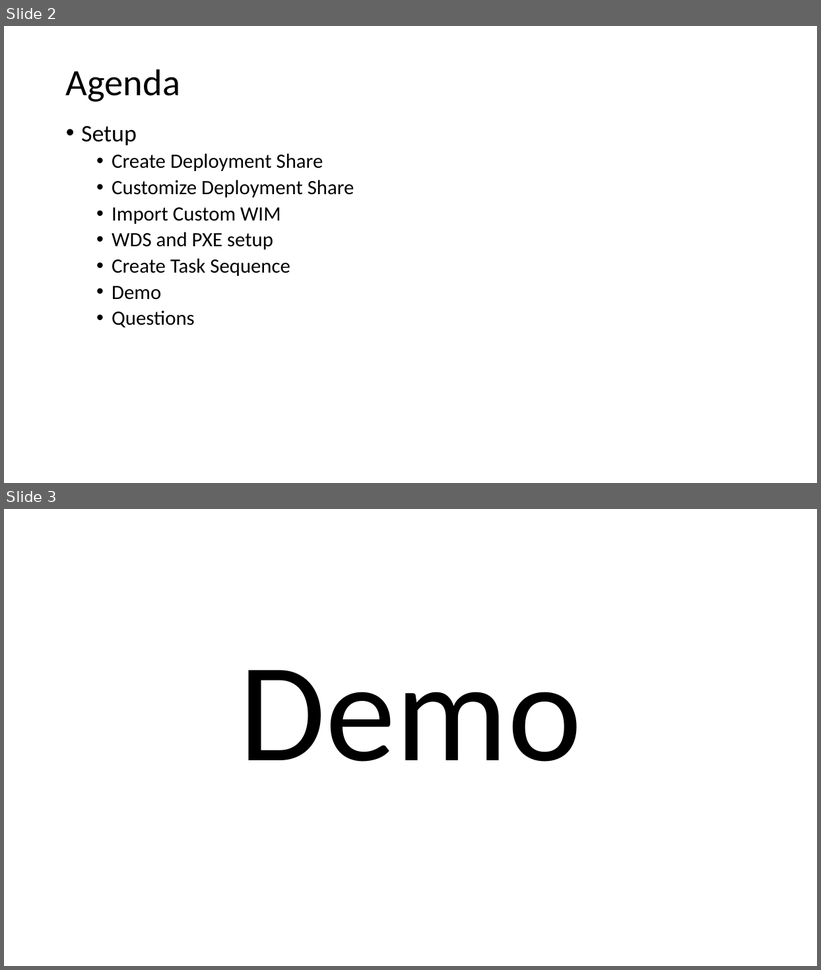
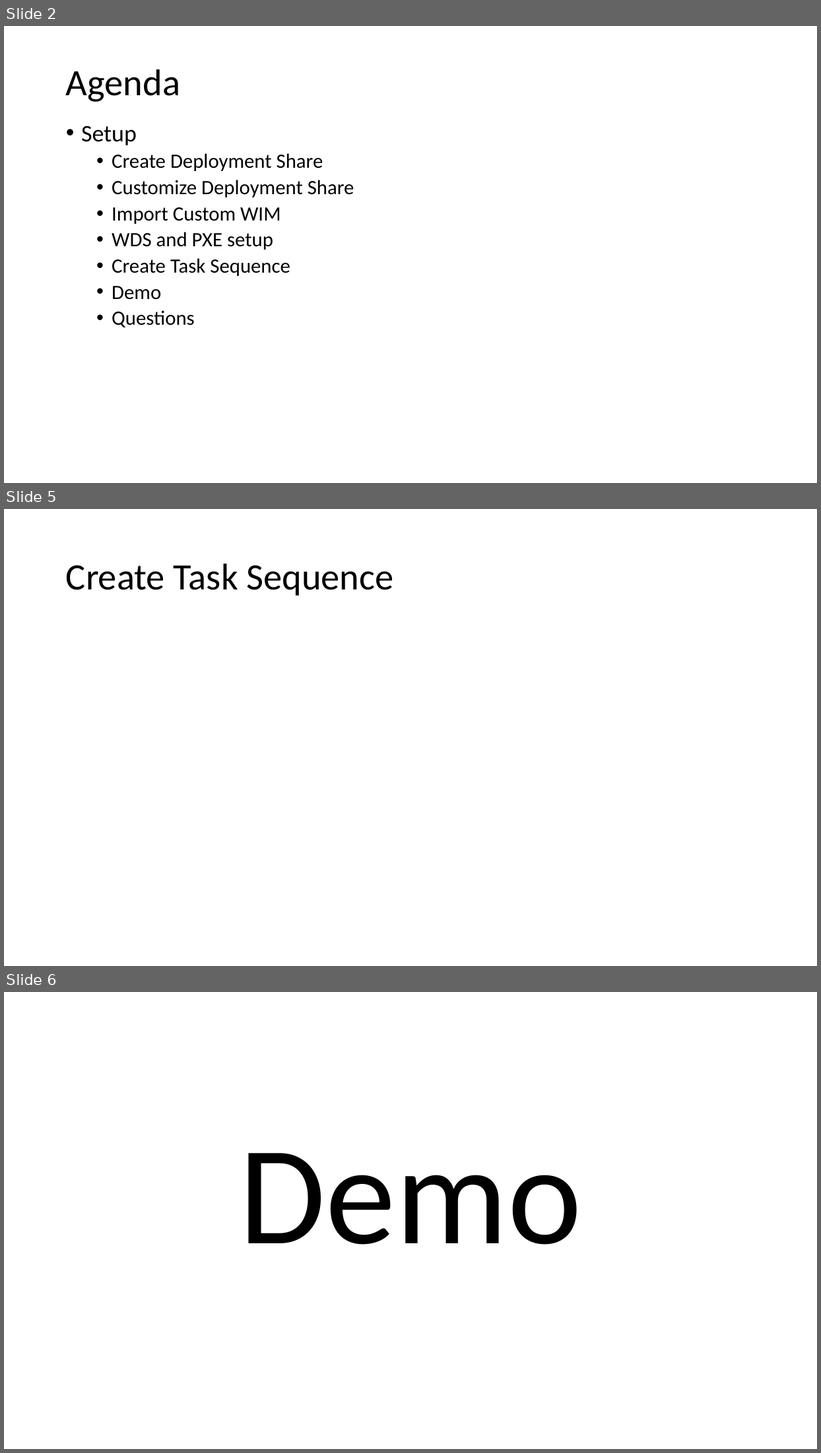
Before and after one commit to fydexx/HECC-2018, a slide deck: Part_02/Section01.pptx. Shown one above the other, each under a label of ours: slides 2 and 3 before the commit, slides 2, 5 and 6 after it; the slides between them are not shown. The pictures are 821x970 and 821x1453 pixels, drawn with LibreOffice and Linux fonts; fonts in the diff are those of the drawing. Boxes give left, top, right and bottom in pixels: in the first picture for what was removed or moved away, otherwise in the second. Text is boxed around its words. In the diff, an @@ line names an element or a change of style, - is before the commit and + after.

```diff
--- a/Part_02/Section01.pptx
+++ b/Part_02/Section01.pptx
@@ slide 5 added at (4, 509, 817, 966), background #FFFFFF @@
@@ title added at (66, 563, 393, 595), 44 pt, text #000000 @@
+Create Task Sequence
@@ what was slide 3 is now slide 6 @@
```
Also in this commit, not shown: 2 other slides added.
